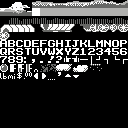
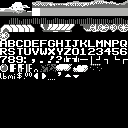
Revision of a layered 128×128 image; what changed, layer by layer:
painted on "patternB.bmp" over [left=0, top=40, right=127, bottom=55]
